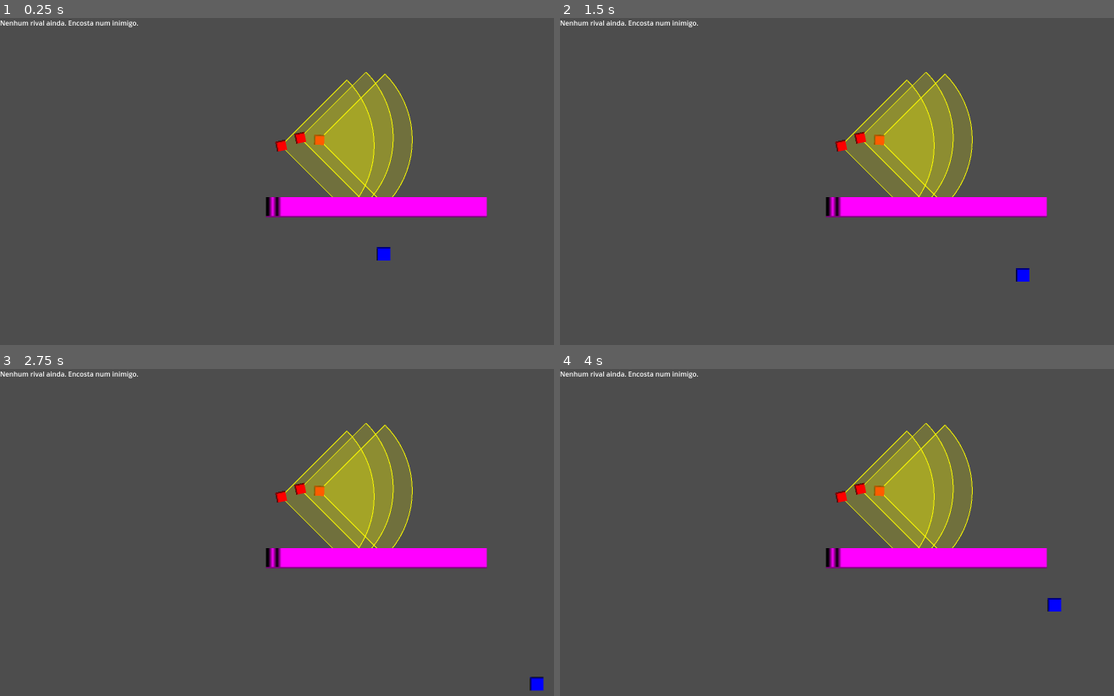
Above: before the commit, frames 1-4 (two rows, left to right).
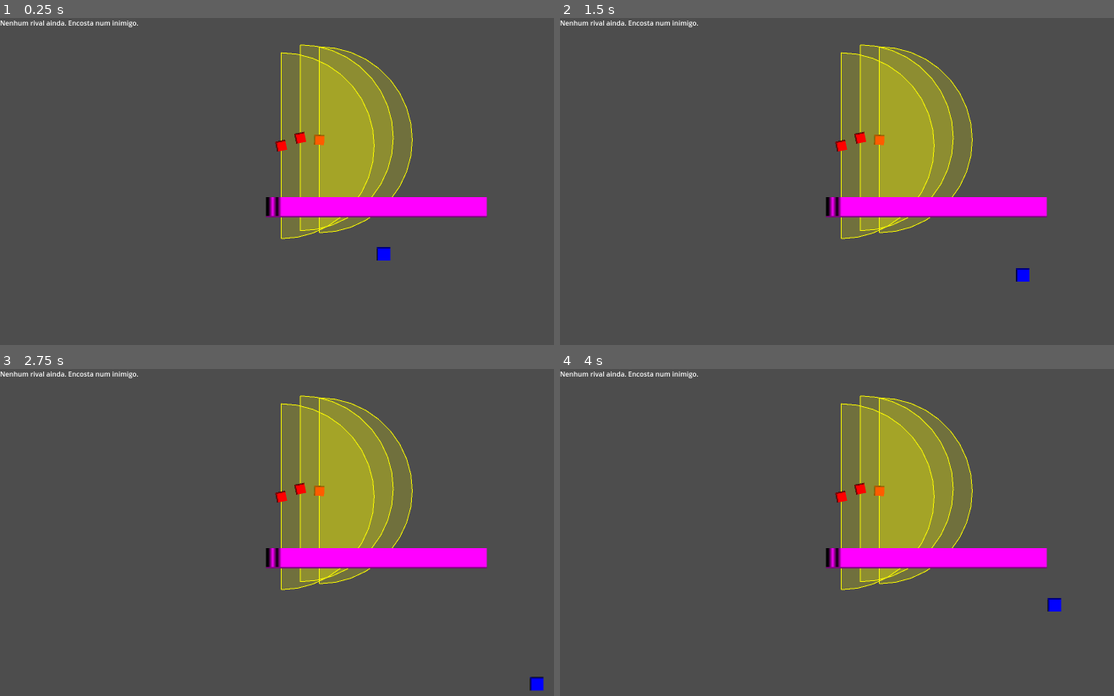
Above: after the commit, the same moments.

Repository: titosavio/Games
Game: Godot game, scene res://scenes/Main.tscn
Two runs of this game, one before a commit and one after it. Both use one fixed random seed, a clock stepped at 60 frames per second and the inputs below.
Inputs:
- Up to frame 1 (0.25 s): no input
- Up to frame 2 (1.5 s): tap Enter at 0.5 s; hold Right (ui_right) 0.53-1.28 s; hold Down (ui_down) from 1.28 s (still down)
- Up to frame 3 (2.75 s): release Down (ui_down) at 2.03 s; hold Right (ui_right) from 2.03 s (still down)
- Up to frame 4 (4 s): release Right (ui_right) at 2.78 s; hold W (ui_up) 2.78-3.53 s; hold Left (ui_left) from 3.53 s (still down)

The runs differ from the first frame. In frame 1, 5.7% of the frame differs, in the area x 50-75%, y 8-68%; in frame 2, 5.7%; in frame 3, 5.7%; in frame 4, 5.7%.

Commit message:
refactor: Clean up code formatting and improve readability
Standardized indentation and formatting across multiple scripts. Adjusted variable names for clarity and ensured consistent style in the UI and enemy scripts.

Diff:
--- a/new-game-project/scenes/Enemy.tscn
+++ b/new-game-project/scenes/Enemy.tscn
@@ -14,6 +14,7 @@
 
 [node name="Enemy" type="CharacterBody2D"]
 script = ExtResource("1_3gvst")
+follow_angle = 180.0
 
 [node name="CollisionShape2D" type="CollisionShape2D" parent="."]
 visibility_layer = 7
--- a/new-game-project/scripts/Enemy.gd
+++ b/new-game-project/scripts/Enemy.gd
@@ -152,19 +152,18 @@
 		var q := PhysicsRayQueryParameters2D.create(from, to)
 		q.collision_mask = vision_collision_mask
 		q.exclude = [self]
+		q.collide_with_areas = false
+		q.collide_with_bodies = true
 
 		var hit := space.intersect_ray(q)
 
-		var end_point_world := to
+		var end_world := to
 		if not hit.is_empty():
-			end_point_world = hit["position"]
+			end_world = hit["position"]
 
-		# _draw() usa coordenadas locais:
-		points.append(to_local(end_point_world))
+		points.append(to_local(end_world))
 
-	# contorno + preenchimento
+	draw_colored_polygon(points, Color(1, 1, 0, 0.2))
 	for j in range(points.size() - 1):
 		draw_line(points[j], points[j + 1], Color(1, 1, 0, 0.9), 2.0)
-
-	draw_colored_polygon(points, Color(1, 1, 0, 0.2))
 	draw_line(points[-1], Vector2.ZERO, Color(1, 1, 0, 0.9), 2.0)
--- a/new-game-project/scripts/Main.gd
+++ b/new-game-project/scripts/Main.gd
@@ -1,14 +1,14 @@
 extends Node2D
 
 func _ready():
-    var player := $Player
-    player.died.connect(_on_player_died)
+	var player := $Player
+	player.died.connect(_on_player_died)
 
-    for e in $Enemies.get_children():
-        if e is Enemy:
-            e.setup(Game.adversaries, player)
+	for e in $Enemies.get_children():
+		if e is Enemy:
+			e.setup(Game.adversaries, player)
 
 func _on_player_died(respawn_pos: Vector2) -> void:
-    for e in $Enemies.get_children():
-        if e is Enemy:
-            e.on_player_respawned(respawn_pos)
+	for e in $Enemies.get_children():
+		if e is Enemy:
+			e.on_player_respawned(respawn_pos)
--- a/new-game-project/scripts/UI.gd
+++ b/new-game-project/scripts/UI.gd
@@ -4,22 +4,22 @@
 
 func _process(_delta):
 
-    var last = Game.adversaries.get_last_adversary()
-    if not last:
-        label.text = "Nenhum rival ainda. Encosta num inimigo."
-        return
+	var last = Game.adversaries.get_last_adversary()
+	if not last:
+		label.text = "Nenhum rival ainda. Encosta num inimigo."
+		return
 
-    if last.is_empty():
-        label.text = "Nenhum rival ainda. Encosta num inimigo."
-        return
+	if last.is_empty():
+		label.text = "Nenhum rival ainda. Encosta num inimigo."
+		return
 
-    var traits: Array = last.traits
-    var mem: Array = last.memories
+	var traits: Array = last.traits
+	var mem: Array = last.memories
 
-    label.text = "RIVAL: %s | rank %d | kills %d\nTrait: %s\nÚltima memória: %s" % [
-        last.name,
-        last.rank,
-        last.kills,
-        (traits[-1] if traits.size() > 0 else "-"),
-        (mem[-1] if mem.size() > 0 else "-")
-    ]
+	label.text = "RIVAL: %s | rank %d | kills %d\nTrait: %s\nÚltima memória: %s" % [
+		last.name,
+		last.rank,
+		last.kills,
+		(traits[-1] if traits.size() > 0 else "-"),
+		(mem[-1] if mem.size() > 0 else "-")
+	]
